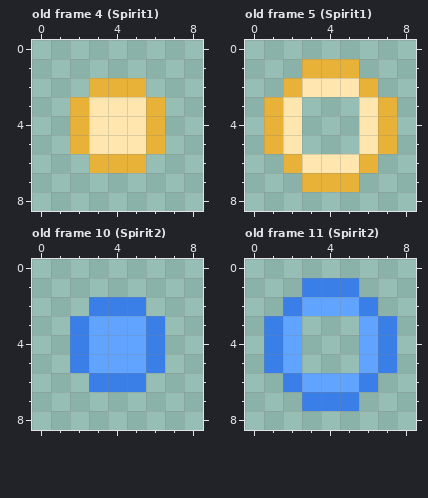
One commit to this pixel-art file: Assets/Sprites/Aseprite/SpiritCastExplosion.aseprite. This is how it looked before the edit.
9x9 pixels, 20 frames. Shown: old frame 4 (Spirit1), old frame 5 (Spirit1), old frame 10 (Spirit2), old frame 11 (Spirit2). The commit also changed other frames, which this record leaves out.
Now the later version:
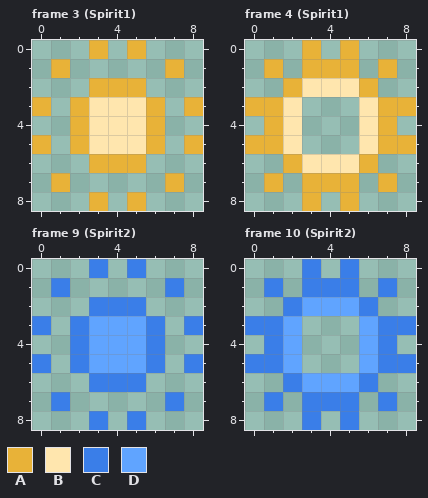
Palette (. is transparent): A #e8b238  B #ffe6ae  C #3a7ee8  D #60a4ff
The exact change:
frames 20 -> 18
Frame 3 (Spirit1) against old frame 4 (Spirit1):
There is now colour A in row 0 at x 3 and 5; in row 1 at x 1 and 7; in row 3 at x 0 and 8; in row 5 at x 0 and 8; in row 7 at x 1 and 7; in row 8 at x 3 and 5.
Frame 4 (Spirit1) against old frame 5 (Spirit1): the same change as frame 3 (Spirit1)
Frame 9 (Spirit2) against old frame 10 (Spirit2):
There is now colour C in row 0 at x 3 and 5; in row 1 at x 1 and 7; in row 3 at x 0 and 8; in row 5 at x 0 and 8; in row 7 at x 1 and 7; in row 8 at x 3 and 5.
Frame 10 (Spirit2) against old frame 11 (Spirit2): the same change as frame 9 (Spirit2)
Where, in picture pixels (left, top, right, bottom), the same in both pictures:
added: (32, 40, 203, 211)
added: (245, 40, 416, 211)
added: (32, 259, 203, 430)
added: (245, 259, 416, 430)
